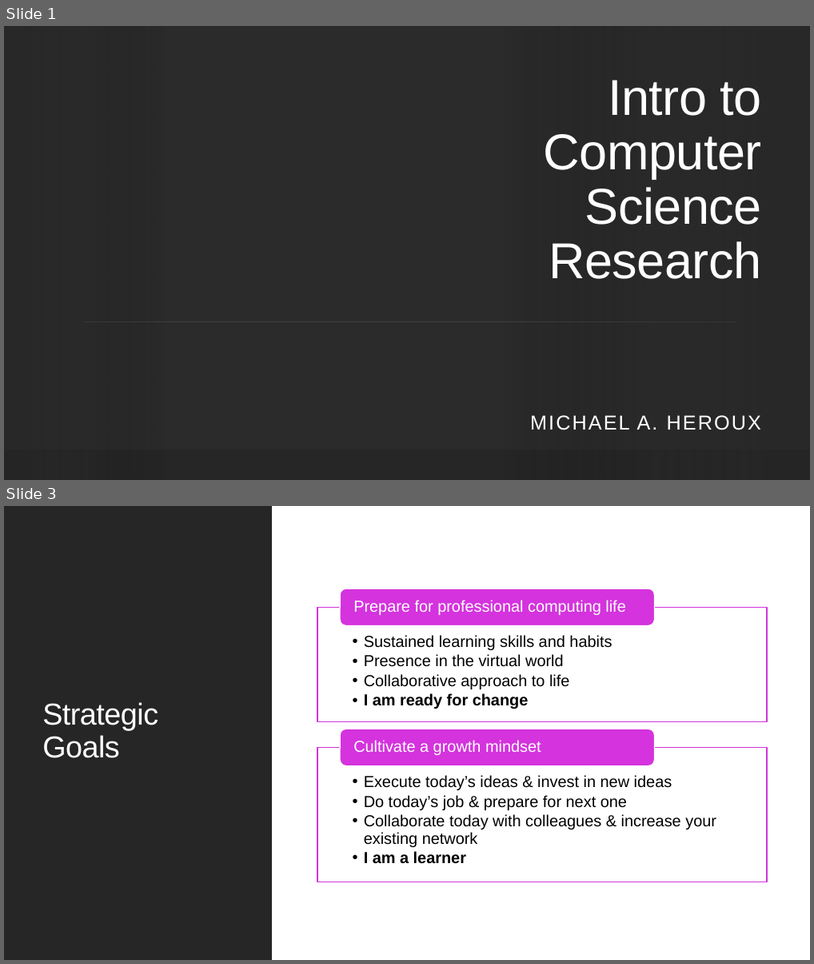
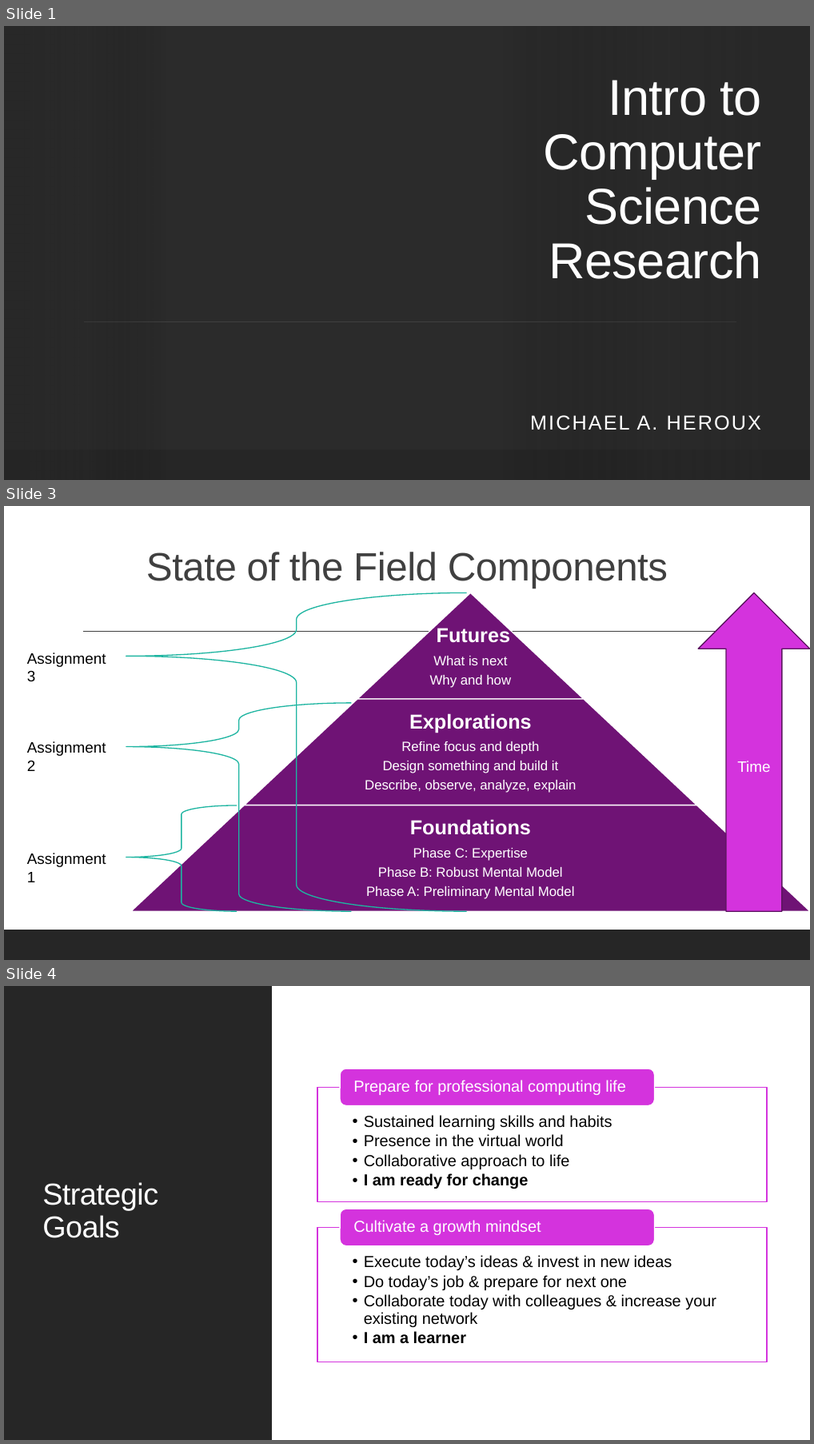
Before and after one commit to maherou/Teaching, a slide deck: files/CS373/IntroToCompSciResearch.pptx. Shown one above the other, each under a label of ours: slides 1 and 3 before the commit, slides 1, 3 and 4 after it; the slides between them are not shown. The pictures are 814x964 and 814x1444 pixels, drawn with LibreOffice and Linux fonts; fonts in the diff are those of the drawing; background and template pictures are left out; a plain dark background stands for a picture behind light text. Boxes give left, top, right and bottom in pixels: in the first picture for what was removed or moved away, otherwise in the second. Text is boxed around its words. In the diff, an @@ line names an element or a change of style, - is before the commit and + after.

```diff
--- a/files/CS373/IntroToCompSciResearch.pptx
+++ b/files/CS373/IntroToCompSciResearch.pptx
@@ slide 3 added at [4,506,810,960], background #FFFFFF; not listed: 1 template element that a slide beside it also shows @@
@@ title added at [146,552,668,588], 47 pt, text #404040 @@
+State of the Field Components
@@ left brace added at [126,592,466,911], outline #1EB5A1 1.25 pt @@
@@ up arrow added at [698,592,810,911], fill #D433DD, outline #5D1661 1.25 pt, 18 pt, text #FFFFFF @@
+Time
@@ line added from (83, 632) to (742, 632), #404040 1 pt @@
@@ text added at [27,652,106,681], 18 pt, text #000000 @@
+Assignment 3
@@ left brace added at [126,703,351,911], outline #1EB5A1 1.25 pt @@
@@ text added at [27,741,106,771], 18 pt, text #000000 @@
+Assignment 2
@@ left brace added at [126,805,237,912], outline #1EB5A1 1.25 pt @@
@@ group added at [131,592,810,911]: 3 trapezoids, 3 texts @@
+Futures
+What is next
+Why and how
+Explorations
+Refine focus and depth
+Design something and build it
+Describe, observe, analyze, explain
+Foundations
+Phase C: Expertise
+Phase B: Robust Mental Model
+Phase A: Preliminary Mental Model
@@ text added at [27,852,106,882], 18 pt, text #000000 @@
+Assignment 1
@@ what was slide 3 is now slide 4 @@
```
Also in this commit, not shown: 1 slide changed, 6 other files.
